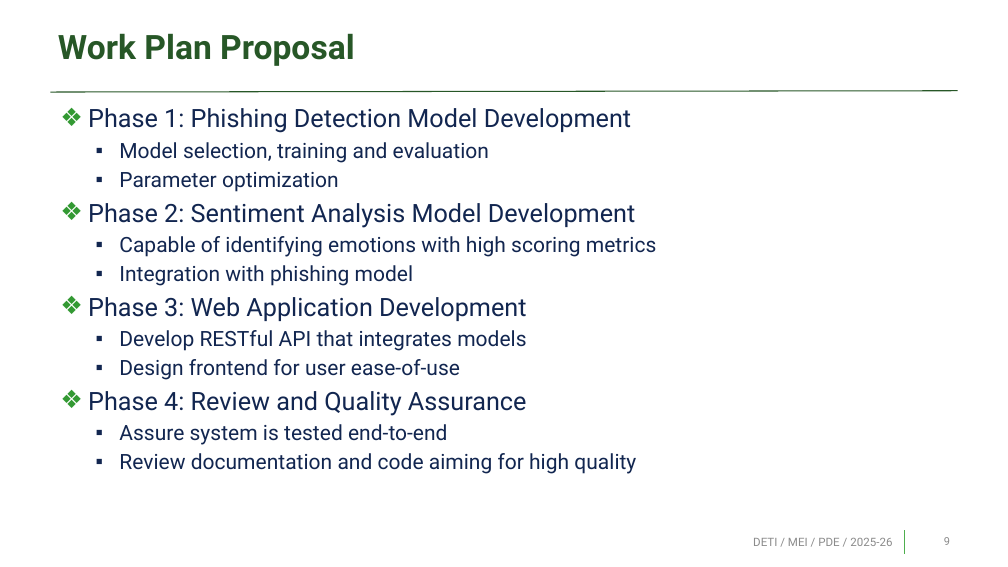
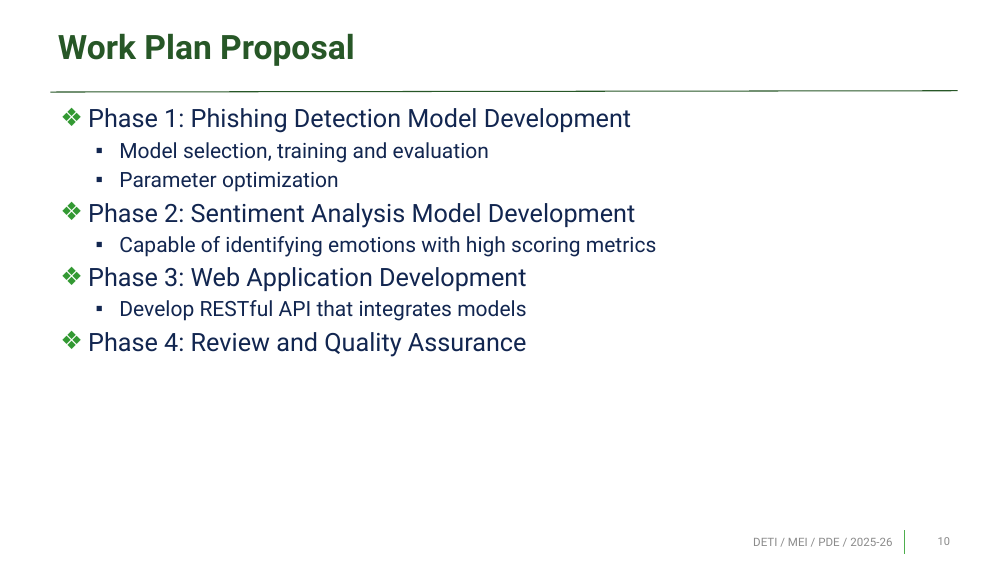
Before and after one commit to Pedrinho-Dev01/tese-phishing, a slide deck: slide 10 of sprints/pre_thesis.pptx (slide 9 before the commit). Drawn at 1008x567 pixels with LibreOffice and Linux fonts; fonts in the diff are those of the drawing; background and template pictures are left out. Boxes give left, top, right and bottom in pixels: in the first picture for what was removed or moved away, otherwise in the second. Text is boxed around its words. In the diff, an @@ line names an element or a change of style, - is before the commit and + after.

Commit message:
Phishing Roberta Update

```diff
--- a/sprints/pre_thesis.pptx
+++ b/sprints/pre_thesis.pptx
@@ text at <box>119,265,414,286</box>: paragraph removed @@
-  ▪ Integration with phishing model
@@ text at <box>119,359,460,380</box>: paragraph removed @@
-  ▪ Design frontend for user ease-of-use
@@ text at <box>119,424,636,474</box>: paragraphs removed @@
-  ▪ Assure system is tested end-to-end
-  ▪ Review documentation and code aiming for high quality
@@ page number at <box>938,537,950,545</box>: text changed @@
-9
+10
```
Also in this commit, not shown: 6 other slides changed, 1 slide added, 3 other files.
